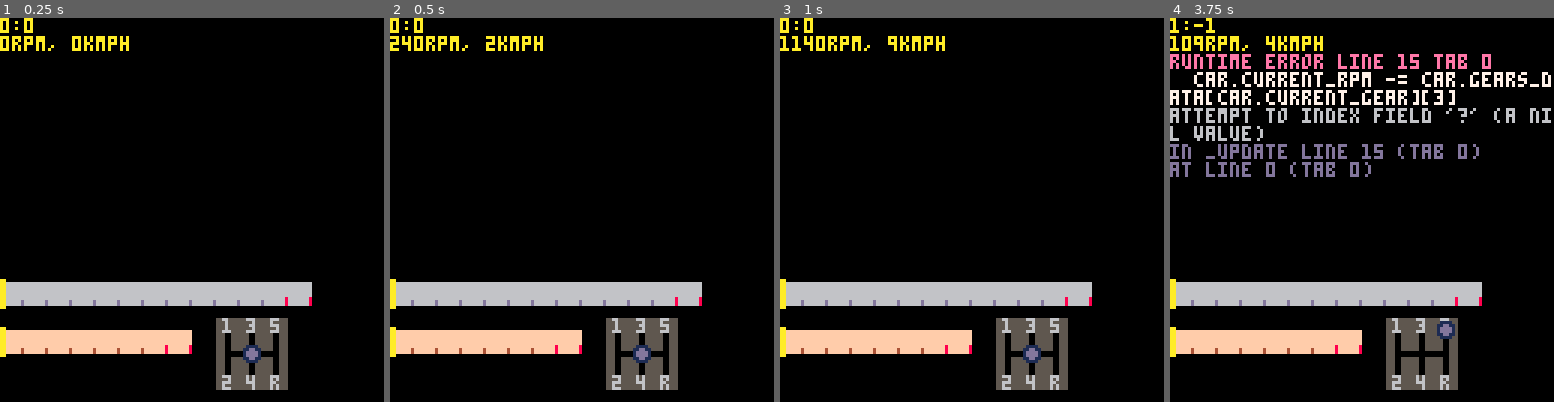
Above: before the commit, frames 1-4 (left to right).
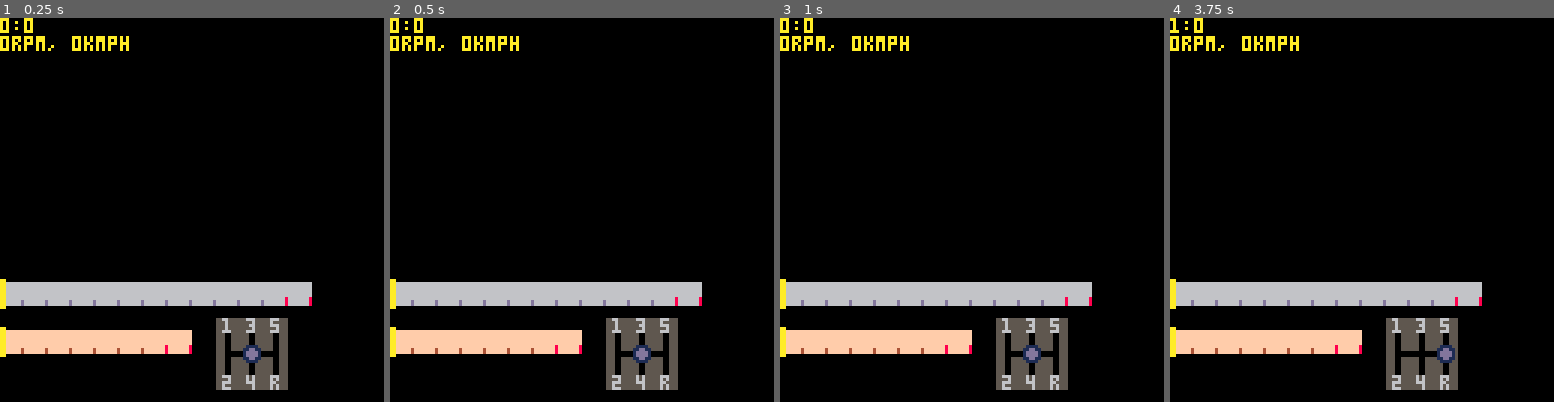
Above: after the commit, the same moments.

Repository: VedVid/PICOdrag
Game: PICO-8 cartridge picodrag.p8
The game is run twice, just before and just after one commit, with the same random seed, the same clock (stepped at 60 frames per second) and the same inputs.
Inputs:
- Up to frame 1 (0.25 s): no input
- Up to frame 2 (0.5 s): tap X (X key) at 0.33 s
- Up to frame 3 (1 s): no input
- Up to frame 4 (3.75 s): tap X (X key) at 1.07, 1.85, 2.97 s; hold Right 1.6-2.1 s; hold Up 2.15-2.42 s; hold Right 2.47-3.03 s; hold Left 3.08-3.58 s; hold Down from 3.63 s (still down)

Frame 1 is identical in both runs. In frame 2, 0.6% of the frame differs, in the area x 0-40%, y 4-9%; in frame 3, 0.7%; in frame 4, 8.8%, in the area x 0-100%, y 0-90%.
Error before the commit: runtime error line 15 tab 0; car.current_rpm -= car.gears_data[car.current_gear][3]; attempt to index field '?' (a nil value)

Commit message:
Removed unused key for shift up

Diff:
--- a/picodrag.p8
+++ b/picodrag.p8
@@ -13,10 +13,6 @@
 function _update()
  handle_keys()
  car_update(car)
- if btnp(5) then
-  car.current_gear += 1
-  car.current_rpm -= car.gears_data[car.current_gear][3]
- end
 end
 
 function _draw()
